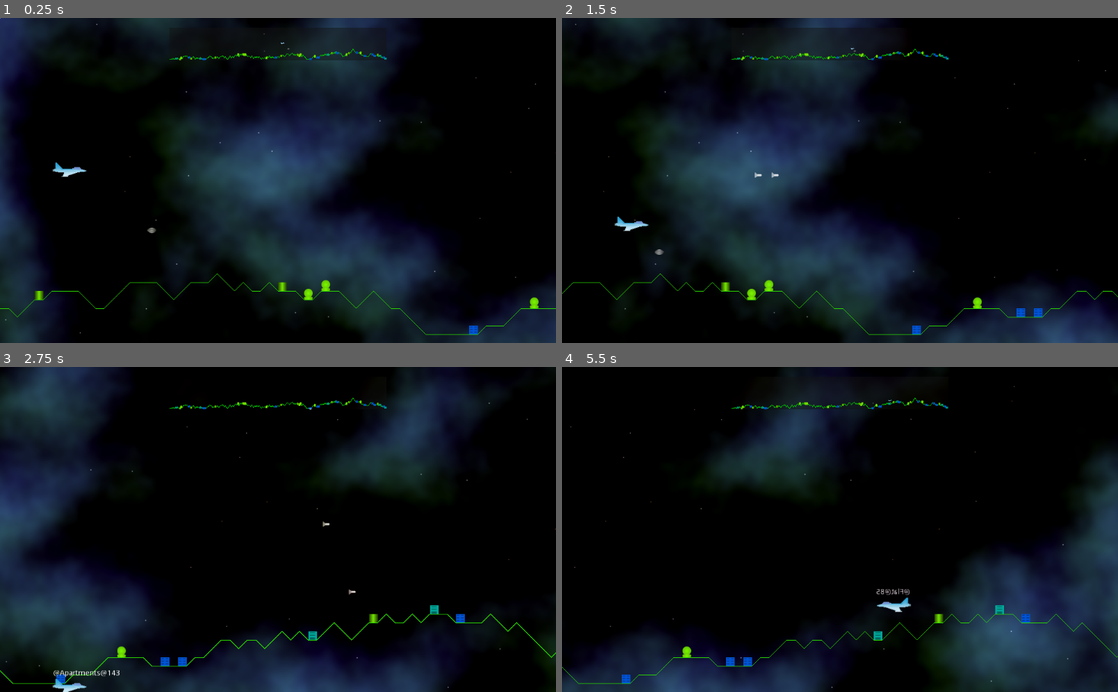
Above: before the commit, frames 1-4 (two rows, left to right).
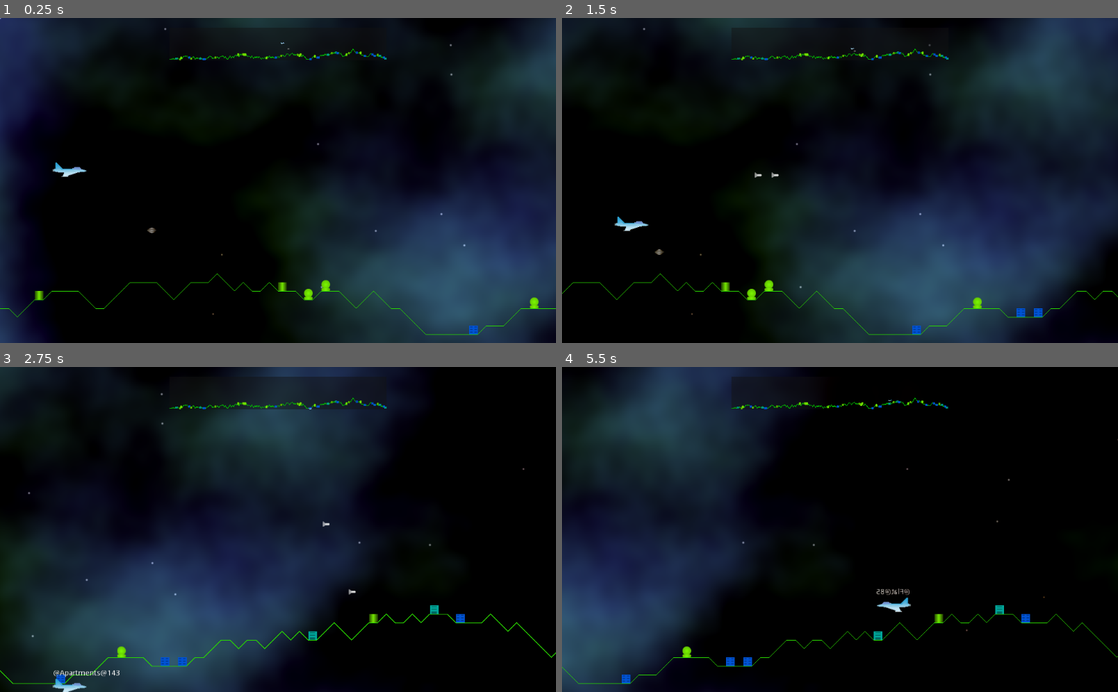
Above: after the commit, the same moments.

Repository: andrew-wilkes/godotia
Game: Godot game, scene res://scenes/Main.tscn
The game is run twice, just before and just after one commit, with the same random seed, the same clock (stepped at 60 frames per second) and the same inputs.
Inputs:
- Up to frame 1 (0.25 s): no input
- Up to frame 2 (1.5 s): tap Enter (ui_accept) at 0.5, 0.77 s; hold Right (ui_right) 0.53-1.28 s; hold Down (ui_down) from 1.28 s (still down)
- Up to frame 3 (2.75 s): tap Enter (ui_accept) at 1.52 s; release Down (ui_down) at 2.03 s; hold Right (ui_right) from 2.03 s (still down)
- Up to frame 4 (5.5 s): release Right (ui_right) at 2.78 s; hold Up (ui_up) 2.78-3.53 s; tap Enter (ui_accept) at 3.02, 3.77, 4.52 s; hold Left (ui_left) 3.53-5.03 s; hold Down (ui_down) from 5.03 s (still down)

The runs differ from the first frame. In frame 1, 47% of the frame differs, in the area x 0-100%, y 0-100%; in frame 2, 55%; in frame 3, 55%; in frame 4, 51%.

Commit message:
Fix minor bug in shader and indentation

Diff:
--- a/scenes/Sky.gd
+++ b/scenes/Sky.gd
@@ -11,4 +11,4 @@
 
 
 func set_offset(offset):
-		material.set_shader_param("x_offset", -offset * scroll_scale)
+	material.set_shader_param("x_offset", -offset * scroll_scale)
--- a/textures/shaders/star-sky.shader
+++ b/textures/shaders/star-sky.shader
@@ -141,7 +141,7 @@
 
 vec4 mainImage(vec2 fragCoord)
 {
-	float resolution = max(viewport_size.y, viewport_size.y);
+	float resolution = max(viewport_size.x, viewport_size.y);
 
 	vec2 coord = fragCoord.xy / resolution;
 
@@ -159,6 +159,7 @@
 void vertex() {
 	vtx = VERTEX + vec2(x_offset, 0.);
 }
+
 void fragment() {
 	COLOR = mainImage(vtx);
 }
